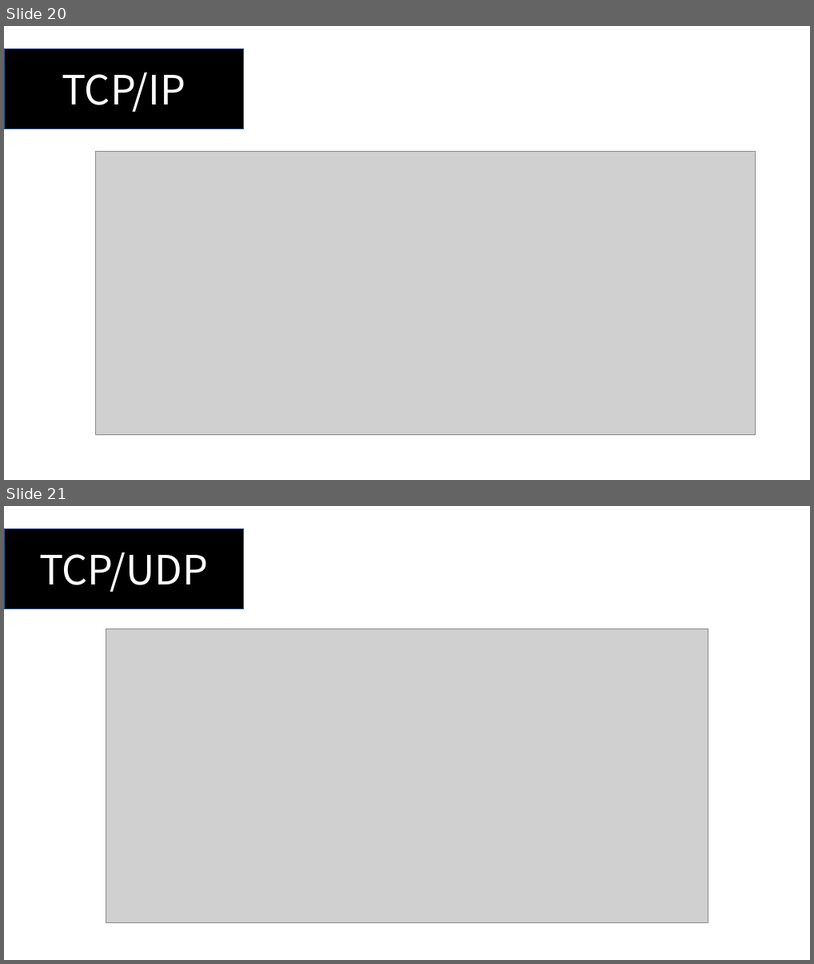
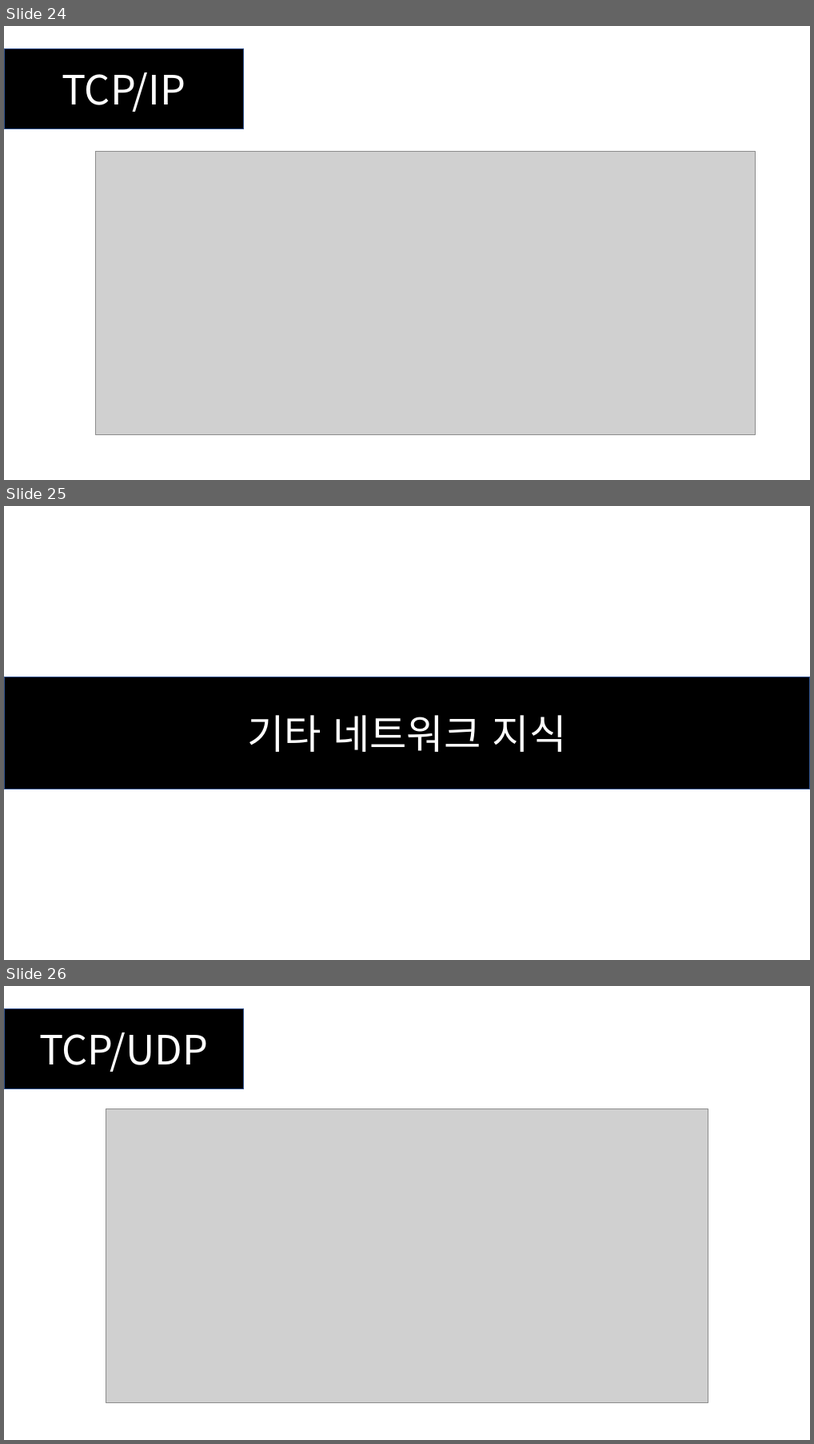
Before and after one commit to SEH00N/SDLU, a slide deck: ServerLecture/PT/1강 네트워크 사전 지식.pptx. Shown one above the other, each under a label of ours: slides 20 and 21 before the commit, slides 24, 25 and 26 after it. The pictures are 814x964 and 814x1444 pixels, drawn with LibreOffice and Linux fonts; fonts in the diff are those of the drawing; grey boxes stand for pictures. Boxes give left, top, right and bottom in pixels: in the first picture for what was removed or moved away, otherwise in the second. Text is boxed around its words. In the diff, an @@ line names an element or a change of style, - is before the commit and + after.

```diff
--- a/ServerLecture/PT/1강 네트워크 사전 지식.pptx
+++ b/ServerLecture/PT/1강 네트워크 사전 지식.pptx
@@ slide 25 added at (4, 506, 810, 960), background #FFFFFF @@
@@ rectangle added at (4, 676, 810, 788), fill #000000, outline #325491 1 pt, 48 pt, text #FFFFFF @@
+기타 네트워크 지식
@@ what was slide 20 is now slide 24 @@
@@ what was slide 21 is now slide 26 @@
```
Also in this commit, not shown: 4 other slides added, 1 other file.
